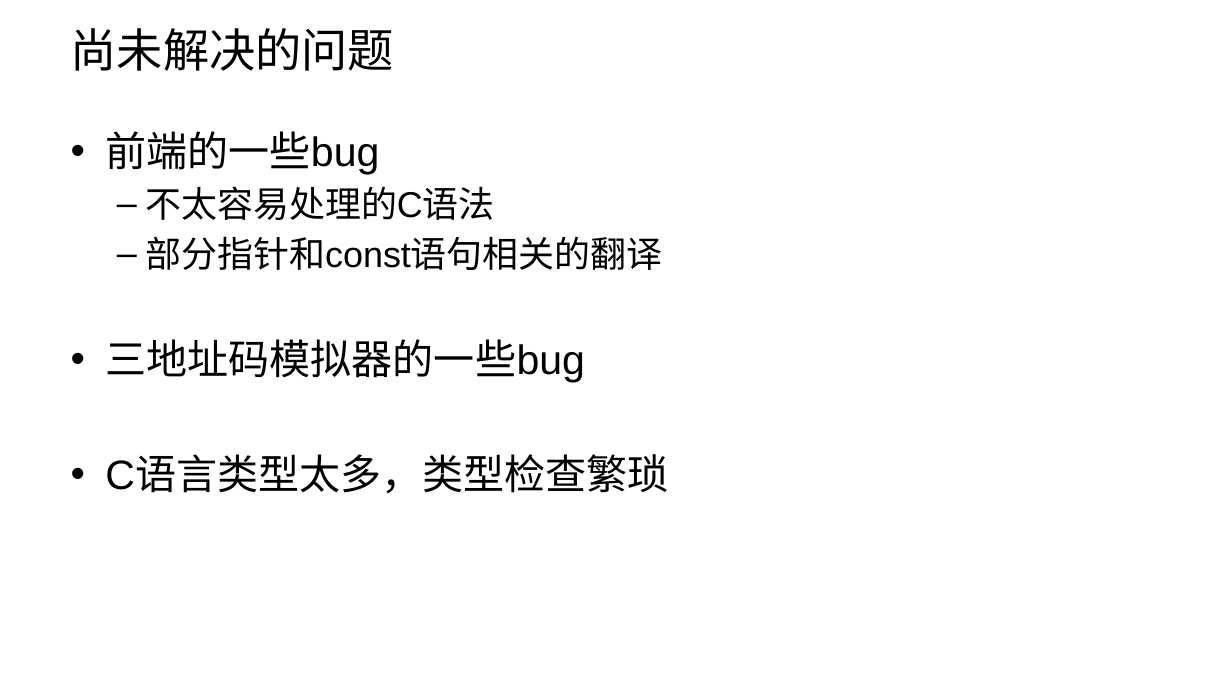
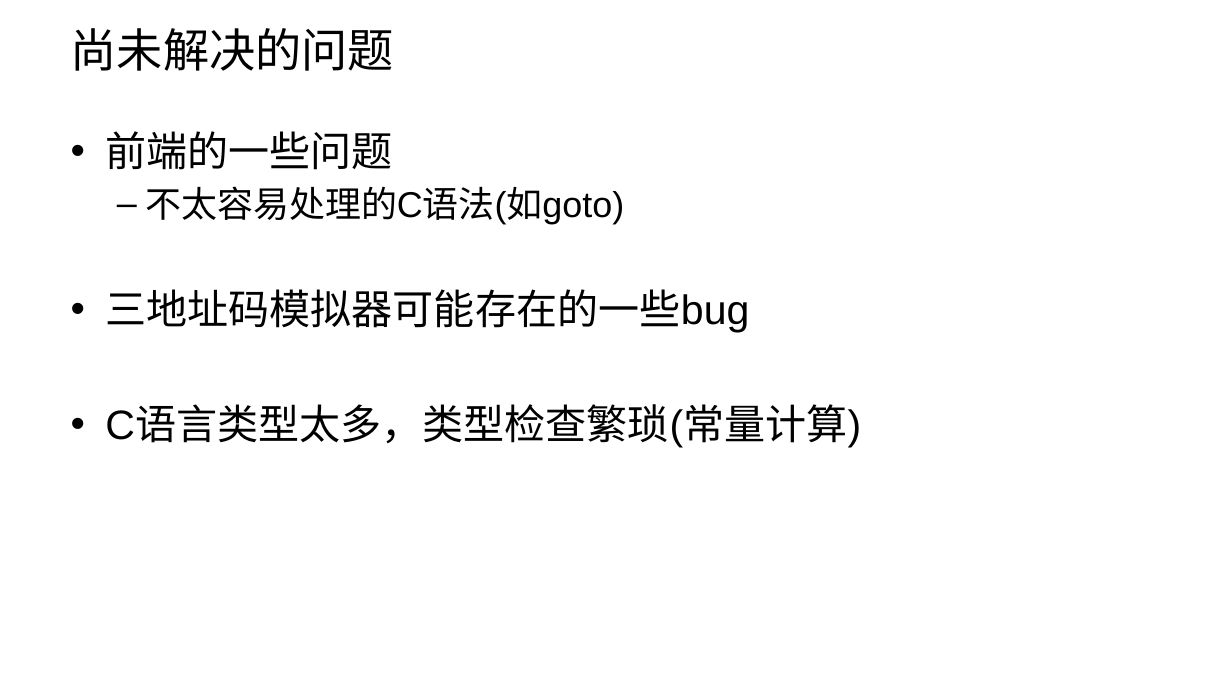
Before and after one commit to liwyNo/MiniCCompiler, a slide deck: slide 8 of doc/midterm.pptx (slide 9 before the commit). Drawn at 1232x693 pixels with LibreOffice and Linux fonts; fonts in the diff are those of the drawing; background and template pictures are left out. Boxes give left, top, right and bottom in pixels: in the first picture for what was removed or moved away, otherwise in the second. Text is boxed around its words. In the diff, an @@ line names an element or a change of style, - is before the commit and + after.

```diff
--- a/doc/midterm.pptx
+++ b/doc/midterm.pptx
@@ text at [105,131,861,447]: text changed @@
-• 前端的一些bug
-  – 不太容易处理的C语法
-  – 部分指针和const语句相关的翻译
-• 三地址码模拟器的一些bug
-• C语言类型太多，类型检查繁琐
+• 前端的一些问题
+  – 不太容易处理的C语法(如goto)
+• 三地址码模拟器可能存在的一些bug
+• C语言类型太多，类型检查繁琐(常量计算)
```
Also in this commit, not shown: 1 other slide changed, 1 slide removed, 6 other files.
